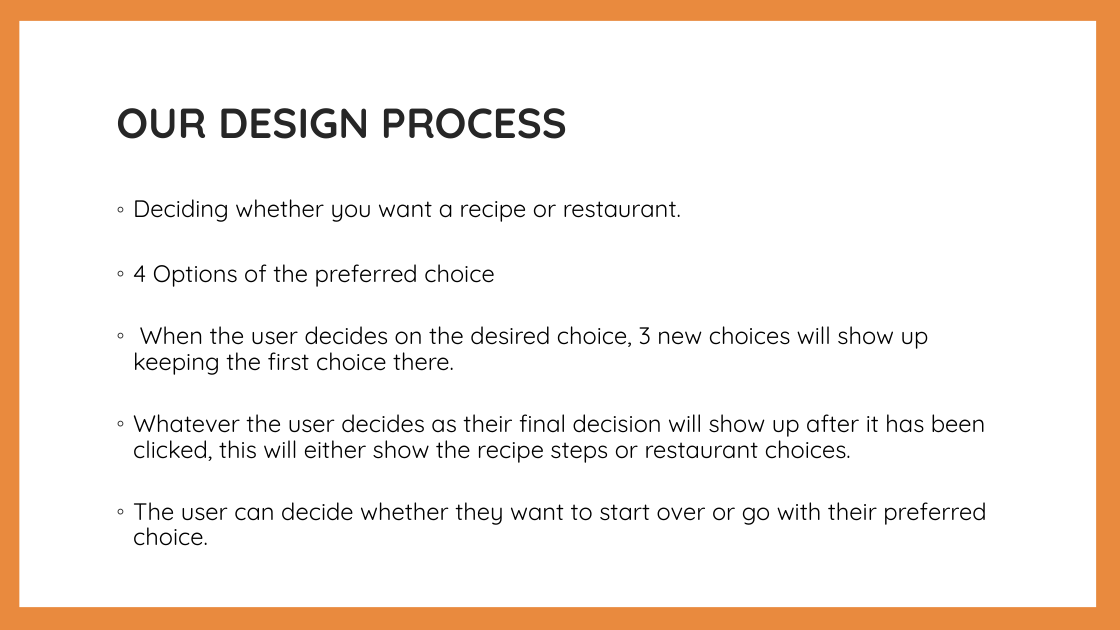
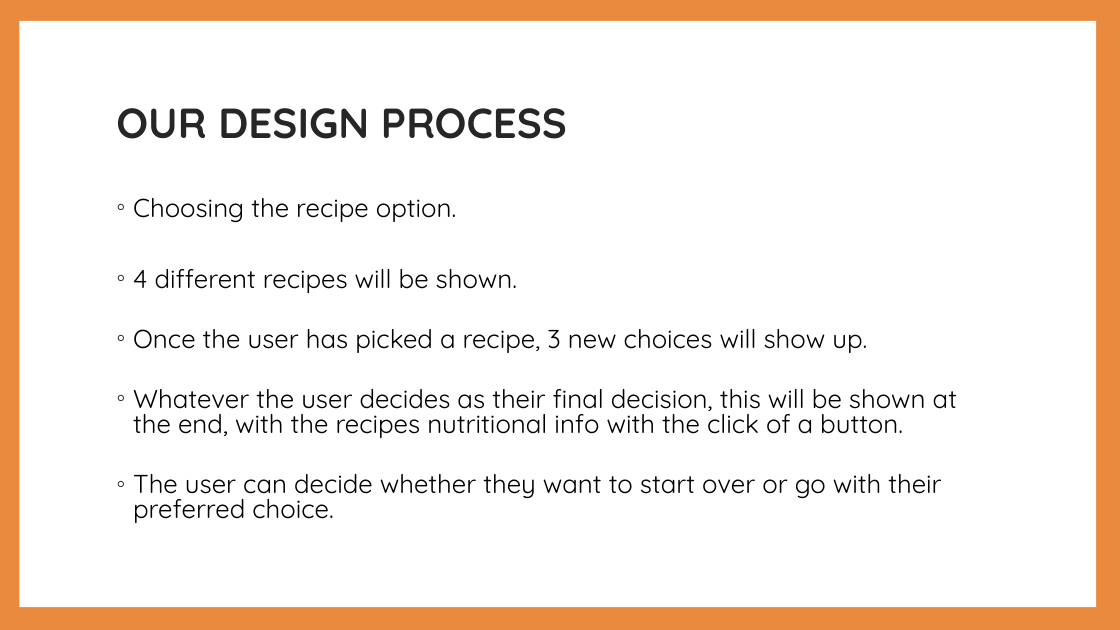
Before and after one commit to MG1982/eatUp, a slide deck: slide 5 of assets/powerpoint/eatUP Powerpoint.pptx. Drawn at 1120x630 pixels with LibreOffice and Linux fonts; fonts in the diff are those of the drawing. Boxes give left, top, right and bottom in pixels: in the first picture for what was removed or moved away, otherwise in the second. Text is boxed around its words. In the diff, an @@ line names an element or a change of style, - is before the commit and + after.

```diff
--- a/assets/powerpoint/eatUP Powerpoint.pptx
+++ b/assets/powerpoint/eatUP Powerpoint.pptx
@@ text at box(133, 198, 957, 438): text changed; size 20.4 to 22.2 pt @@
-◦ Deciding whether you want a recipe or restaurant.
-◦ 4 Options of the preferred choice
-◦ When the user decides on the desired choice, 3 new choices will show up keeping the first choice there.
-◦ Whatever the user decides as their final decision will show up after it has been clicked, this will either show the recipe steps or restaurant choices.
+◦ Choosing the recipe option.
+◦ 4 different recipes will be shown.
+◦ Once the user has picked a recipe, 3 new choices will show up.
+◦ Whatever the user decides as their final decision, this will be shown at the end, with the recipes nutritional info with the click of a button.
@@ text at box(133, 474, 941, 523): size 20.4 to 22.2 pt in "The user can decide whether they want ..."; line spacing 0.9 to 0.8 @@
```
Also in this commit, not shown: 6 other slides changed, 1 other file.
